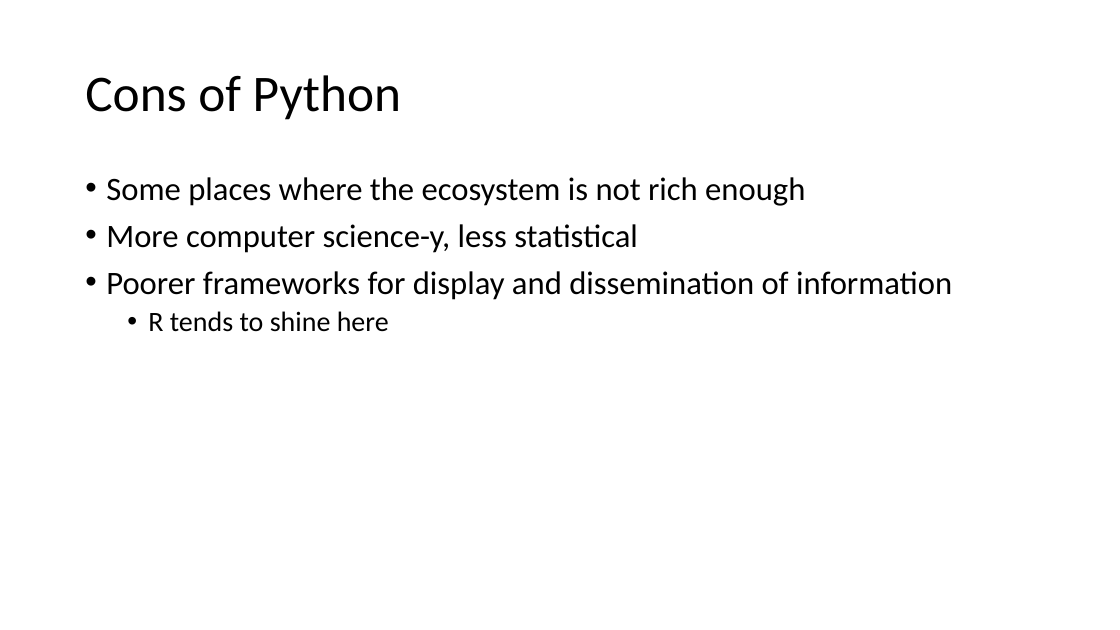
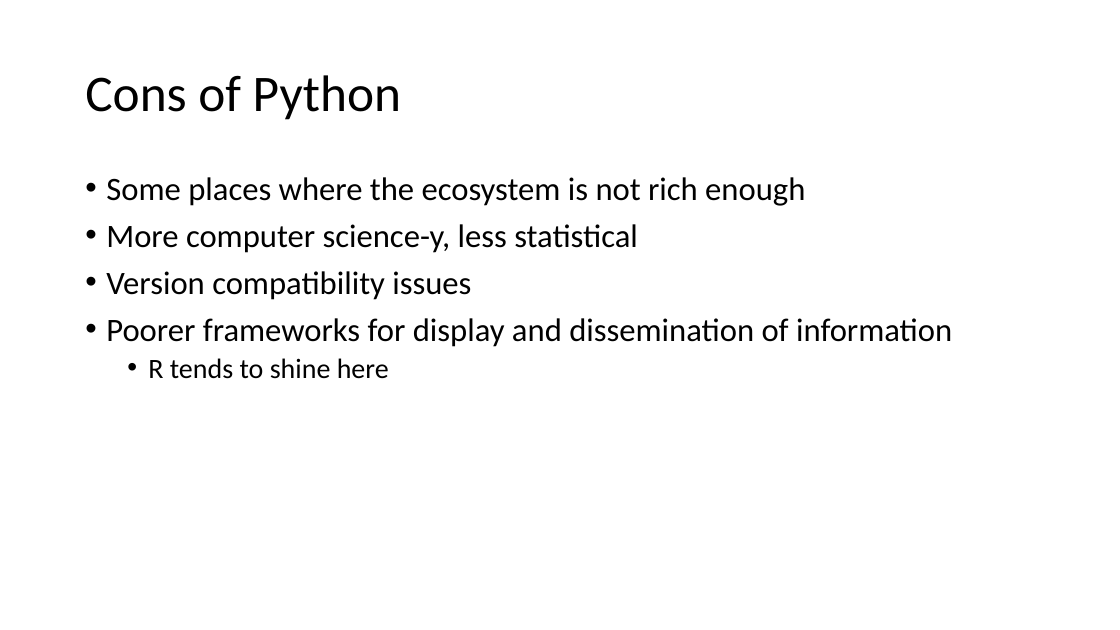
Before and after one commit to ggerlach1/BIOF085, a slide deck: slide 19 of workshop_documents/Introduction_workshop_slides.pptx (slide 18 before the commit). Drawn at 1120x630 pixels with LibreOffice and Linux fonts; fonts in the diff are those of the drawing. Boxes give left, top, right and bottom in pixels: in the first picture for what was removed or moved away, otherwise in the second. Text is boxed around its words. In the diff, an @@ line names an element or a change of style, - is before the commit and + after.

```diff
--- a/workshop_documents/Introduction_workshop_slides.pptx
+++ b/workshop_documents/Introduction_workshop_slides.pptx
@@ text at [106,271,471,300]: paragraph added @@
+• Version compatibility issues
```
Also in this commit, not shown: 5 other slides changed, 2 slides added, 1 slide removed, 3 other files.
